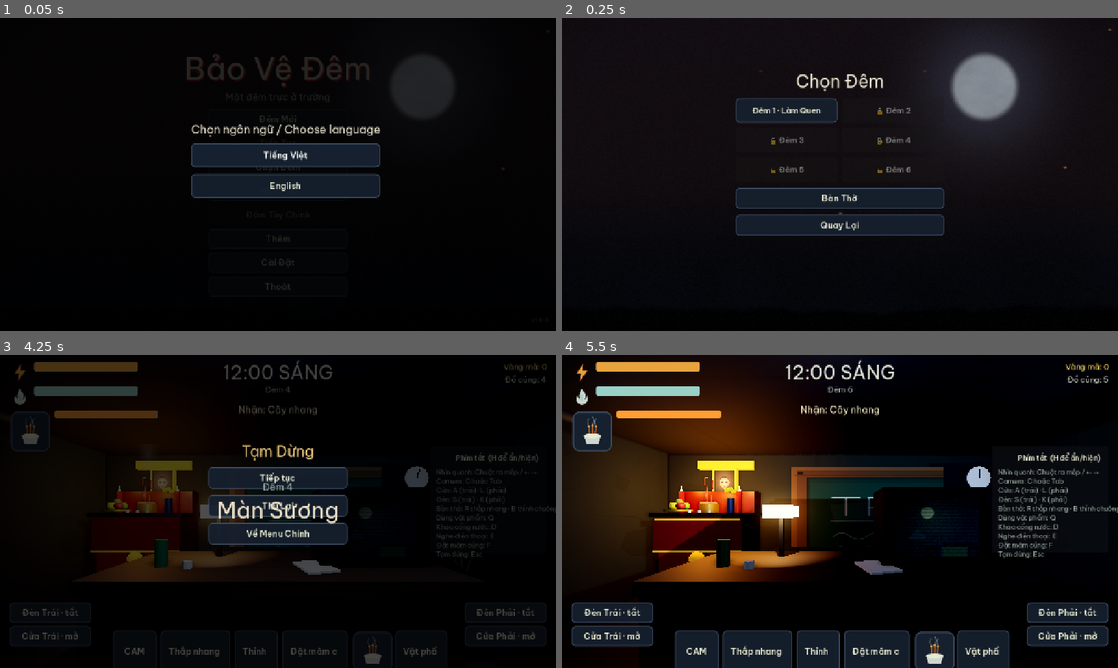
Above: before the commit, frames 1-4 (two rows, left to right).
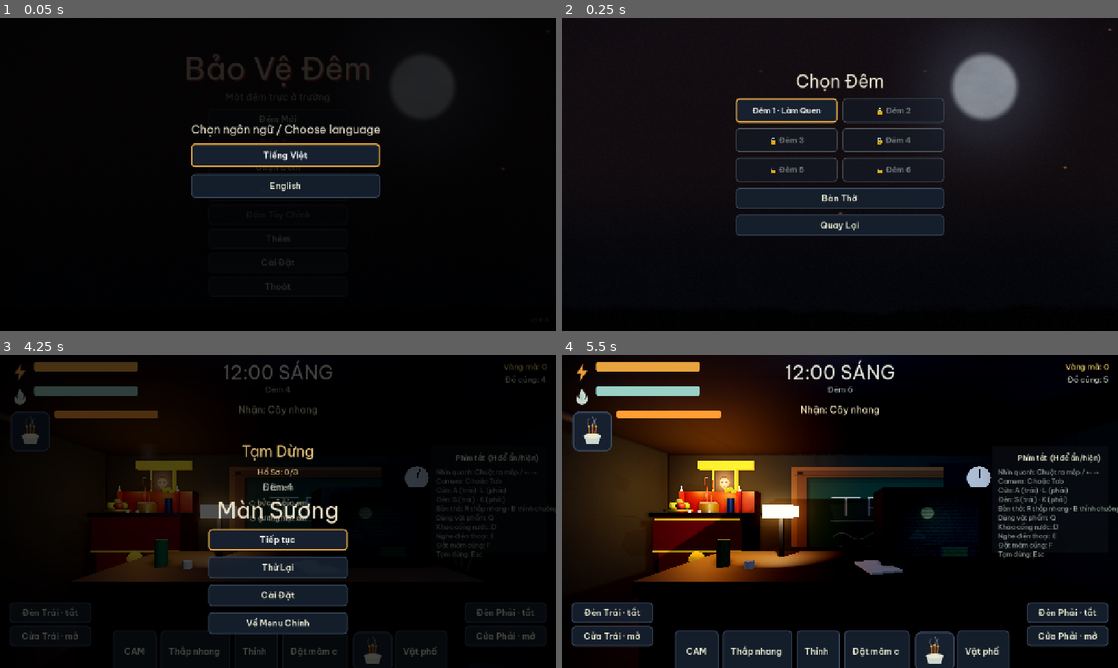
Above: after the commit, the same moments.

Repository: cthpAiden/nightwatch
Game: Godot game, scene res://tools/IntegrityCheck.tscn
Same seed, same stepped clock (60 frames per second), same inputs: the game is played once before the commit and once after it. This scene is started directly instead of the project's main scene.
Inputs (mouse positions are in pixels of both pictures, inside the frame that each line leads up to):
- Up to frame 1 (0.05 s): no input
- Up to frame 2 (0.25 s): no input
- Up to frame 3 (4.25 s): tap Enter at 0.5 s; move the mouse to (400, 495) at 0.52 s; hold Right (pan_right) 0.53-1.25 s; hold E (answer_phone) 0.53-1.25 s; click (400, 495) at 0.67 s; drag from (166, 527) to (250, 574) at 1.27 s; move the mouse to (333, 442) at 2.02 s; hold Right (pan_right) 2.03-2.75 s; hold R (light_incense) 2.03-2.75 s; click (333, 442) at 2.17 s; drag from (250, 574) to (111, 464) at 2.77 s; move the mouse to (444, 558) at 3.52 s; hold A (left_door) from 3.53 s (still down); hold B (ring_bell) from 3.53 s (still down); click (444, 558) at 3.67 s; tap Escape (pause_game) at 4.15 s
- Up to frame 4 (5.5 s): release A (left_door) at 4.25 s; release B (ring_bell) at 4.25 s; drag from (673, 464) to (756, 433) at 4.27 s; tap Down (pan_reset) at 5 s; move the mouse to (867, 511) at 5.02 s; hold A (left_door) from 5.03 s (still down); hold Q (use_item) from 5.03 s (still down); click (867, 511) at 5.17 s

The runs differ from the first frame. In frame 1, 0.6% of the frame differs, in the area x 34-69%, y 40-48%; in frame 2, 1.2%; in frame 3, 9.8%, in the area x 37-63%, y 35-90%; in frame 4, nothing differs.

Commit message:
UX & content: focus/disabled states, pause settings+clue checklist, screens
- Visible keyboard focus style + initial grab_focus; disabled-button style;
  button press/hover juice + consistent click audio via the UI factory.
- Pause menu: reachable Settings + a 3-line clue checklist while investigating.
- Settings: live slider %, difficulty/scare helper lines, aligned rows, a
  Reset-to-defaults button, scroll so rows can't clip.
- Stats: nemesis / endings X-of-2 / custom-clear rows. Bestiary: discovered
  count + fear rating. Tape Archive: cassette framing + heading. Custom Night
  sliders seed from last build. Game Over tip promoted to readable advice.
- Animated intro/ending backdrops so the bookends breathe like the menus.

Co-Authored-By: Claude Opus 4.8 <noreply@anthropic.com>

Diff:
--- a/assets/ui/theme.tres
+++ b/assets/ui/theme.tres
@@ -51,6 +51,38 @@
 corner_radius_bottom_right = 8
 corner_radius_bottom_left = 8
 
+[sub_resource type="StyleBoxFlat" id="btn_focus"]
+content_margin_left = 18.0
+content_margin_top = 9.0
+content_margin_right = 18.0
+content_margin_bottom = 9.0
+bg_color = Color(0.086, 0.125, 0.18, 0.92)
+border_width_left = 3
+border_width_top = 3
+border_width_right = 3
+border_width_bottom = 3
+border_color = Color(0.91, 0.64, 0.24, 1)
+corner_radius_top_left = 8
+corner_radius_top_right = 8
+corner_radius_bottom_right = 8
+corner_radius_bottom_left = 8
+
+[sub_resource type="StyleBoxFlat" id="btn_disabled"]
+content_margin_left = 18.0
+content_margin_top = 9.0
+content_margin_right = 18.0
+content_margin_bottom = 9.0
+bg_color = Color(0.086, 0.125, 0.18, 0.5)
+border_width_left = 2
+border_width_top = 2
+border_width_right = 2
+border_width_bottom = 2
+border_color = Color(0.3, 0.32, 0.34, 1)
+corner_radius_top_left = 8
+corner_radius_top_right = 8
+corner_radius_bottom_right = 8
+corner_radius_bottom_left = 8
+
 [sub_resource type="StyleBoxFlat" id="panel"]
 content_margin_left = 16.0
 content_margin_top = 16.0
@@ -90,13 +122,15 @@
 default_font = ExtResource("1_font")
 default_font_size = 20
 Button/colors/font_color = Color(0.91, 0.918, 0.816, 1)
+Button/colors/font_disabled_color = Color(0.45, 0.48, 0.5, 1)
 Button/colors/font_hover_color = Color(1, 1, 1, 1)
 Button/colors/font_pressed_color = Color(0.8, 0.82, 0.78, 1)
 Button/fonts/font = ExtResource("2_bold")
+Button/styles/disabled = SubResource("btn_disabled")
 Button/styles/normal = SubResource("btn_normal")
 Button/styles/hover = SubResource("btn_hover")
 Button/styles/pressed = SubResource("btn_pressed")
-Button/styles/focus = SubResource("btn_normal")
+Button/styles/focus = SubResource("btn_focus")
 Label/colors/font_color = Color(0.88, 0.9, 0.85, 1)
 Panel/styles/panel = SubResource("panel")
 PanelContainer/styles/panel = SubResource("panel")
--- a/scripts/ui/bestiary_screen.gd
+++ b/scripts/ui/bestiary_screen.gd
@@ -15,6 +15,14 @@
 	add_child(vb)
 	vb.add_child(UI.label("BESTIARY_TITLE", 40, Color(0.9, 0.86, 0.8), HORIZONTAL_ALIGNMENT_CENTER))
 	vb.add_child(UI.label("BESTIARY_HINT", 15, UI.COL_DIM, HORIZONTAL_ALIGNMENT_CENTER))
+	# Discovered-count subtitle so collection progress is visible at a glance.
+	var all_ids: Array = ThreatRegistry.ids()
+	var seen_n := 0
+	for id in all_ids:
+		if Save.bestiary_seen.get(id, false):
+			seen_n += 1
+	vb.add_child(UI.text_label("%s %d/%d" % [tr("BESTIARY_DISCOVERED"), seen_n, all_ids.size()],
+		15, Color(0.86, 0.78, 0.55), HORIZONTAL_ALIGNMENT_CENTER))
 
 	var scroll := ScrollContainer.new()
 	scroll.custom_minimum_size = Vector2(852, 430)
@@ -54,6 +62,11 @@
 	if seen:
 		var accent: Color = info.get("accent", UI.COL_TEXT)
 		col.add_child(UI.label(info.get("name_key", id), 20, accent))
+		# Fear rating as filled/empty dots in the spirit's accent colour (language-neutral,
+		# display-only over the existing ThreatRegistry "fear" field).
+		var fear := int(info.get("fear", 0))
+		if fear > 0:
+			col.add_child(UI.text_label("●".repeat(fear) + "○".repeat(maxi(0, 5 - fear)), 14, accent))
 		col.add_child(UI.label(info.get("tag_key", ""), 13, Color(0.72, 0.7, 0.5)))
 		var d := UI.label(info.get("desc_key", ""), 14, UI.COL_DIM)
 		d.autowrap_mode = TextServer.AUTOWRAP_WORD_SMART
--- a/scripts/ui/custom_night_screen.gd
+++ b/scripts/ui/custom_night_screen.gd
@@ -33,10 +33,13 @@
 		sl.min_value = 0
 		sl.max_value = 20
 		sl.step = 1
-		sl.value = 5
+		# Restore the last-built night so reopening the screen doesn't wipe the dial back
+		# to default; falls back to 5 for spirits not in the saved levels dict.
+		var seed_lv := int(Game.custom_levels.get(id, 5))
+		sl.value = seed_lv
 		sl.custom_minimum_size = Vector2(300, 24)
 		grid.add_child(sl)
-		var val := UI.text_label("5", 18, Color(1.0, 0.85, 0.45), HORIZONTAL_ALIGNMENT_RIGHT)
+		var val := UI.text_label(str(seed_lv), 18, Color(1.0, 0.85, 0.45), HORIZONTAL_ALIGNMENT_RIGHT)
 		val.custom_minimum_size = Vector2(40, 0)
 		grid.add_child(val)
 		sl.value_changed.connect(func(v): val.text = str(int(v)))
--- a/scripts/ui/ending_screen.gd
+++ b/scripts/ui/ending_screen.gd
@@ -9,10 +9,9 @@
 	var good := Save.investigation_complete()
 	Save.mark_ending_seen("sieuthoat" if good else "survive")
 
-	var bg_path := "res://assets/art/screens/ending_sieuthoat.svg" if good else "res://assets/art/screens/ending_survive.svg"
-	var bg := UI.texture_rect(bg_path, TextureRect.STRETCH_KEEP_ASPECT_COVERED)
-	UI.full(bg)
-	add_child(bg)
+	# Animated bookend backdrop instead of a flat card: warm dawn when she's freed,
+	# cold dark when you only survived. Reuses the menu_backdrop shader (no new art).
+	add_child(UI.backdrop("dawn" if good else "dark"))
 	var vig := UI.texture_rect("res://assets/art/ui/vignette.svg", TextureRect.STRETCH_SCALE)
 	UI.full(vig)
 	add_child(vig)
--- a/scripts/ui/game_over.gd
+++ b/scripts/ui/game_over.gd
@@ -23,7 +23,8 @@
 			vb.add_child(UI.text_label(tr("GO_CAUGHT_BY").format([tr(meta.get("name_key", cause))]),
 				20, UI.COL_DIM, HORIZONTAL_ALIGNMENT_CENTER))
 		# A one-line counter tip teaches the player how to avoid that grab next time.
-		var tip := UI.label("COUNTER_" + cause.to_upper(), 16, Color(0.6, 0.66, 0.62), HORIZONTAL_ALIGNMENT_CENTER)
+		# Bigger and warm clue-gold so it reads as actionable advice, not flavour.
+		var tip := UI.label("COUNTER_" + cause.to_upper(), 20, Color(0.86, 0.78, 0.55), HORIZONTAL_ALIGNMENT_CENTER)
 		tip.autowrap_mode = TextServer.AUTOWRAP_WORD_SMART
 		tip.custom_minimum_size = Vector2(560, 0)
 		vb.add_child(tip)
@@ -41,3 +42,6 @@
 	var menu := UI.button("GO_MENU", 220, 50)
 	menu.pressed.connect(func(): Router.to_main_menu())
 	row.add_child(menu)
+	# Default focus to Retry so a keyboard/controller player can re-enter the night
+	# immediately without hunting for the button.
+	retry.grab_focus()
--- a/scripts/ui/intro.gd
+++ b/scripts/ui/intro.gd
@@ -9,6 +9,9 @@
 
 func _ready() -> void:
 	UI.full(self)
+	# Animated base layer so the intro breathes like the menus, with the static
+	# gate art (and its vignette) sitting on top.
+	add_child(UI.backdrop("menu"))
 	var bg := UI.texture_rect("res://assets/art/intro/intro_bg.svg", TextureRect.STRETCH_KEEP_ASPECT_COVERED)
 	UI.full(bg)
 	add_child(bg)
--- a/scripts/ui/main_menu.gd
+++ b/scripts/ui/main_menu.gd
@@ -20,7 +20,7 @@
 	add_child(vb)
 
 	var cleared_any := not Save.nights_cleared.is_empty()
-	_add(vb, "MENU_NEW_GAME", func(): Router.to_intro())
+	var new_game := _add(vb, "MENU_NEW_GAME", func(): Router.to_intro())
 	var cont := _add(vb, "MENU_CONTINUE", func(): Game.start_story_night(Save.highest_unlocked))
 	cont.disabled = not cleared_any
 	_add(vb, "MENU_NIGHTS", func(): Router.change_scene("res://scenes/screens/NightSelect.tscn"))
@@ -45,6 +45,9 @@
 	# before they land on an all-Vietnamese menu.
 	if Settings.first_run:
 		_show_lang_picker()
+	else:
+		# Keyboard/gamepad players land on the primary action with a visible cursor.
+		new_game.grab_focus()
 
 func _show_lang_picker() -> void:
 	var layer := CanvasLayer.new()
--- a/scripts/ui/night_select.gd
+++ b/scripts/ui/night_select.gd
@@ -17,6 +17,7 @@
 	grid.add_theme_constant_override("h_separation", 12)
 	grid.add_theme_constant_override("v_separation", 12)
 	vb.add_child(grid)
+	var first_btn: Button = null
 	for n in range(1, Game.MAX_NIGHTS + 1):
 		var b := UI.button("", 234, 56)
 		b.auto_translate_mode = Node.AUTO_TRANSLATE_MODE_DISABLED
@@ -25,15 +26,29 @@
 		var unlocked := Save.is_night_unlocked(n)
 		if unlocked:
 			b.text = "%s · %s" % [tr("NIGHT_LABEL").format([str(n)]), title]
-			b.pressed.connect(func(): Game.start_story_night(n))
+			b.pressed.connect(func():
+				Audio.play_sfx("ui_click", -6.0)
+				Game.start_story_night(n))
+			if first_btn == null:
+				first_btn = b
 		else:
 			b.text = "🔒 " + tr("NIGHT_LABEL").format([str(n)])
 			b.disabled = true
 		grid.add_child(b)
 
 	var shrine := UI.button("MENU_SHRINE", 220, 48)
-	shrine.pressed.connect(func(): Router.change_scene("res://scenes/screens/ShrineScreen.tscn"))
+	shrine.pressed.connect(func():
+		Audio.play_sfx("ui_click", -6.0)
+		Router.change_scene("res://scenes/screens/ShrineScreen.tscn"))
 	vb.add_child(shrine)
 	var back := UI.button("SET_BACK", 220, 48)
-	back.pressed.connect(func(): Router.to_main_menu())
+	back.pressed.connect(func():
+		Audio.play_sfx("ui_back", -4.0)
+		Router.to_main_menu())
 	vb.add_child(back)
+
+	# Keyboard/gamepad cursor lands on the first playable night.
+	if first_btn:
+		first_btn.grab_focus()
+	else:
+		back.grab_focus()
--- a/scripts/ui/pause_menu.gd
+++ b/scripts/ui/pause_menu.gd
@@ -2,6 +2,7 @@
 ## Pause overlay. Works while the tree is paused (PROCESS_MODE_ALWAYS).
 
 var _c
+var _resume: Button
 
 func setup(controller) -> void:
 	_c = controller
@@ -15,20 +16,46 @@
 	UI.place(vb, 0.5, 0.5, 0.5, 0.5, -160, -160, 160, 160)
 	dim.add_child(vb)
 	vb.add_child(UI.label("PAUSE_TITLE", 34, Color(0.95, 0.8, 0.5), HORIZONTAL_ALIGNMENT_CENTER))
-	if Save.clue_count() > 0 and not Save.investigation_complete():
+	if not Save.investigation_complete():
+		# A 3-line checklist so the player sees which clues are still missing.
 		vb.add_child(UI.text_label(tr("HUD_CLUES") % Save.clue_count(), 18, Color(0.86, 0.78, 0.55), HORIZONTAL_ALIGNMENT_CENTER))
+		_clue_line(vb, "clue_name", "CLUE_NAME_LABEL")
+		_clue_line(vb, "clue_drawing", "CLUE_DRAWING_LABEL")
+		_clue_line(vb, "clue_photo", "CLUE_PHOTO_LABEL")
 	var resume := UI.button("PAUSE_RESUME", 280, 50)
-	resume.pressed.connect(func(): _c.request_pause())
+	resume.pressed.connect(func():
+		Audio.play_sfx("ui_back", -4.0)
+		_c.request_pause())
 	vb.add_child(resume)
+	_resume = resume
 	var restart := UI.button("GO_RETRY", 280, 50)
 	restart.pressed.connect(_restart)
 	vb.add_child(restart)
+	var settings := UI.button("MENU_SETTINGS", 280, 50)
+	settings.pressed.connect(func():
+		Audio.play_sfx("ui_click", -6.0)
+		get_tree().paused = false
+		Router.change_scene("res://scenes/screens/SettingsMenu.tscn"))
+	vb.add_child(settings)
 	var menu := UI.button("PAUSE_MENU", 280, 50)
 	menu.pressed.connect(_to_menu)
 	vb.add_child(menu)
 
+## One checklist row: a check mark + the clue's label if owned, else an open
+## marker + the label (which names what's still to find).
+func _clue_line(vb: VBoxContainer, clue_id: String, label_key: String) -> void:
+	var got: bool = Save.has_clue(clue_id)
+	var mark := "✓ " if got else "○ "
+	var col := Color(0.6, 0.82, 0.5) if got else Color(0.7, 0.66, 0.58)
+	var line := UI.text_label(mark + tr(label_key), 16, col, HORIZONTAL_ALIGNMENT_CENTER)
+	vb.add_child(line)
+
 func open() -> void:
 	visible = true
+	# Keyboard/gamepad cursor lands on Resume with a visible focus ring each time
+	# the overlay appears (it's hidden during setup, so focus must be grabbed here).
+	if is_instance_valid(_resume):
+		_resume.grab_focus()
 
 func close() -> void:
 	visible = false
--- a/scripts/ui/settings_menu.gd
+++ b/scripts/ui/settings_menu.gd
@@ -2,14 +2,28 @@
 ## Options: language, audio volumes, fullscreen, brightness, scare intensity, difficulty.
 
 func _ready() -> void:
+	_build()
+
+func _build() -> void:
+	# Tear down any previous build (Reset rebuilds the screen in place). Detach
+	# immediately so get_child indexing below doesn't see queued-but-not-freed nodes.
+	for c in get_children():
+		remove_child(c)
+		c.queue_free()
 	UI.full(self)
-	add_child(UI.color_rect(Color(0.03, 0.04, 0.06, 1)))
-	UI.full(get_child(0))
+	var bg := UI.color_rect(Color(0.03, 0.04, 0.06, 1))
+	add_child(bg)
+	UI.full(bg)
 	var panel := PanelContainer.new()
 	UI.place(panel, 0.5, 0.5, 0.5, 0.5, -320, -300, 320, 300)
 	add_child(panel)
-	var vb := UI.vbox(12)
-	panel.add_child(vb)
+	# A ScrollContainer keeps the rows reachable on short windows instead of clipping.
+	var scroll := ScrollContainer.new()
+	scroll.horizontal_scroll_mode = ScrollContainer.SCROLL_MODE_DISABLED
+	panel.add_child(scroll)
+	var vb := UI.vbox(14)
+	vb.size_flags_horizontal = Control.SIZE_EXPAND_FILL
+	scroll.add_child(vb)
 	vb.add_child(UI.label("SET_TITLE", 36, Color(0.93, 0.9, 0.82), HORIZONTAL_ALIGNMENT_CENTER))
 
 	var lang := _option(vb, "SET_LANGUAGE", ["LANG_VI", "LANG_EN"], (0 if Settings.language == "vi" else 1))
@@ -18,23 +32,43 @@
 	_slider(vb, "SET_MASTER_VOLUME", Settings.master_volume, func(v): Settings.apply({"master_volume": v}))
 	_slider(vb, "SET_MUSIC_VOLUME", Settings.music_volume, func(v): Settings.apply({"music_volume": v}))
 	_slider(vb, "SET_SFX_VOLUME", Settings.sfx_volume, func(v): Settings.apply({"sfx_volume": v}))
-	_slider(vb, "SET_BRIGHTNESS", (Settings.brightness - 0.5) / 1.0, func(v): Settings.apply({"brightness": 0.5 + v}))
+	_slider(vb, "SET_BRIGHTNESS", (Settings.brightness - 0.5) / 1.0, func(v): Settings.apply({"brightness": 0.5 + v}), true)
 
+	# Fullscreen toggle in the same label-column / control-column row pattern.
+	var fs_row := _row(vb, "SET_FULLSCREEN")
 	var fs := CheckButton.new()
-	fs.text = tr("SET_FULLSCREEN")
 	fs.button_pressed = Settings.fullscreen
 	fs.toggled.connect(func(on): Settings.apply({"fullscreen": on}))
-	vb.add_child(fs)
+	fs_row.add_child(fs)
 
 	var scare := _option(vb, "SET_SCARE_INTENSITY", ["SET_SCARE_FULL", "SET_SCARE_REDUCED", "SET_SCARE_OFF"], Settings.scare_intensity)
 	scare.item_selected.connect(func(i): Settings.apply({"scare_intensity": i}))
+	_help(vb, "SET_SCARE_HELP")
 
 	var diff := _option(vb, "SET_DIFFICULTY", ["DIFF_EASY", "DIFF_NORMAL", "DIFF_HARD", "DIFF_NIGHTMARE"], Settings.difficulty)
 	diff.item_selected.connect(func(i): Settings.apply({"difficulty": i}))
+	_help(vb, "SET_DIFF_HELP")
 
+	var buttons := UI.hbox(12)
+	vb.add_child(buttons)
 	var back := UI.button("SET_BACK", 240, 48)
-	back.pressed.connect(func(): Router.to_main_menu())
-	vb.add_child(back)
+	back.pressed.connect(func():
+		Audio.play_sfx("ui_back", -4.0)
+		Router.to_main_menu())
+	buttons.add_child(back)
+	var reset := UI.button("SET_RESET", 240, 48)
+	reset.pressed.connect(func():
+		Audio.play_sfx("ui_click", -6.0)
+		Settings.apply({
+			"master_volume": 0.45, "music_volume": 0.8, "sfx_volume": 1.0,
+			"brightness": 1.0, "scare_intensity": Settings.Scare.FULL,
+			"difficulty": GameEnums.Difficulty.NORMAL,
+		})
+		_build())
+	buttons.add_child(reset)
+
+	# Keyboard/gamepad cursor lands on Back with a visible focus ring.
+	back.grab_focus()
 
 func _row(vb: VBoxContainer, key: String) -> HBoxContainer:
 	var h := UI.hbox(12)
@@ -44,7 +78,14 @@
 	vb.add_child(h)
 	return h
 
-func _slider(vb: VBoxContainer, key: String, value: float, cb: Callable) -> void:
+## Dim explanatory sub-label shown under an OptionButton row.
+func _help(vb: VBoxContainer, key: String) -> void:
+	var l := UI.label(key, 14, UI.COL_DIM)
+	l.autowrap_mode = TextServer.AUTOWRAP_WORD
+	l.custom_minimum_size = Vector2(560, 0)
+	vb.add_child(l)
+
+func _slider(vb: VBoxContainer, key: String, value: float, cb: Callable, is_brightness: bool = false) -> void:
 	var h := _row(vb, key)
 	var s := HSlider.new()
 	s.min_value = 0.0
@@ -52,8 +93,19 @@
 	s.step = 0.05
 	s.value = value
 	s.custom_minimum_size = Vector2(300, 24)
-	s.value_changed.connect(func(v): cb.call(v))
+	# Live percentage readout to the right of the slider. Brightness maps its 0..1
+	# slider back onto the 50..150% multiplier range it actually represents.
+	var pct := UI.text_label(_pct_text(value, is_brightness), 16, UI.COL_DIM)
+	pct.custom_minimum_size = Vector2(54, 0)
+	s.value_changed.connect(func(v):
+		pct.text = _pct_text(v, is_brightness)
+		cb.call(v))
 	h.add_child(s)
+	h.add_child(pct)
+
+func _pct_text(v: float, is_brightness: bool) -> String:
+	var frac := (0.5 + v) if is_brightness else v
+	return "%d%%" % roundi(frac * 100.0)
 
 func _option(vb: VBoxContainer, key: String, items: Array, selected: int) -> OptionButton:
 	var h := _row(vb, key)
--- a/scripts/ui/shop_ui.gd
+++ b/scripts/ui/shop_ui.gd
@@ -68,7 +68,7 @@
 	return card
 
 func _pick(def: ItemDef) -> void:
-	Audio.play_sfx("ui_confirm", -4.0)
+	Audio.play_sfx("coin_chime", -9.0)
 	if _on_pick.is_valid():
 		var ok = _on_pick.call(def)
 		if ok == false:
--- a/scripts/ui/stats_screen.gd
+++ b/scripts/ui/stats_screen.gd
@@ -19,6 +19,25 @@
 	_row(vb, "STATS_OUTAGES", str(int(s.get("power_outages", 0))))
 	_row(vb, "STATS_OFFERINGS", str(int(s.get("offerings_made", 0))))
 	_row(vb, "STATS_CLUES", "%d/3" % Save.clue_count())
+	# Endings collected: mirror the clue tracker so completionists see what's left.
+	var endings := int(Save.has_ending("survive")) + int(Save.has_ending("sieuthoat"))
+	_row(vb, "STATS_ENDINGS", "%d/2" % endings)
+	# Nemesis: which spirit has caught the player most. Only shown once there's a death
+	# on record, so a fresh save isn't littered with an empty row.
+	var by: Dictionary = s.get("deaths_by", {})
+	if not by.is_empty():
+		var worst_id := ""
+		var worst_n := 0
+		for id in by:
+			var n := int(by[id])
+			if n > worst_n:
+				worst_n = n
+				worst_id = id
+		if worst_id != "":
+			_row(vb, "STATS_NEMESIS", "%s (%d)" % [tr(ThreatRegistry.name_key(worst_id)), worst_n])
+	# Surface the existing custom-night-beaten flag.
+	if Save.custom_night_beaten:
+		_row(vb, "STATS_CUSTOM", tr("BTN_YES"))
 
 	var back := UI.button("SET_BACK", 240, 48)
 	back.pressed.connect(func(): Router.change_scene("res://scenes/screens/ExtrasScreen.tscn"))
--- a/scripts/ui/tape_archive_screen.gd
+++ b/scripts/ui/tape_archive_screen.gd
@@ -46,7 +46,9 @@
 	panel.add_child(pad)
 	var tcol := UI.vbox(12)
 	pad.add_child(tcol)
-	_title = UI.text_label("", 22, Color(0.95, 0.8, 0.4), HORIZONTAL_ALIGNMENT_LEFT)
+	# Seed a heading so the panel reads as a labelled cassette even before a tape is
+	# picked, instead of a blank line above the prompt.
+	_title = UI.text_label(tr("TAPE_FROM"), 22, Color(0.95, 0.8, 0.4), HORIZONTAL_ALIGNMENT_LEFT)
 	tcol.add_child(_title)
 	_text = UI.text_label(tr("TAPE_PICK"), 18, UI.COL_TEXT, HORIZONTAL_ALIGNMENT_LEFT)
 	_text.autowrap_mode = TextServer.AUTOWRAP_WORD_SMART
@@ -54,15 +56,20 @@
 	tcol.add_child(_text)
 
 	var back := UI.button("SET_BACK", 220, 46)
-	back.pressed.connect(func(): Router.change_scene("res://scenes/screens/ExtrasScreen.tscn"))
+	back.pressed.connect(func():
+		Audio.stop_loop("static_loop")
+		Router.change_scene("res://scenes/screens/ExtrasScreen.tscn"))
 	vb.add_child(back)
 	Audio.play_music("ambience_night")
+	# A faint tape-deck hiss under the archive so replays feel like a cassette.
+	Audio.start_loop("static_loop", -22.0)
 
 func _show(night: int) -> void:
 	Audio.play_sfx("ui_click", -6.0)
 	_title.text = tr("TAPE_NIGHT_LABEL") % night
 	var lines: Array = Lore.tape_keys(night)
-	var body := ""
+	# Cassette framing line so a replay reads as bác Tư's tape, not bare transcript.
+	var body := tr("TAPE_FROM") + "\n\n"
 	for k in lines:
 		body += tr(k) + "\n\n"
 	_text.text = body.strip_edges()
--- a/scripts/ui/ui_helpers.gd
+++ b/scripts/ui/ui_helpers.gd
@@ -54,6 +54,17 @@
 	b.text = key
 	b.custom_minimum_size = Vector2(min_w, min_h)
 	b.focus_mode = Control.FOCUS_ALL
+	# Press juice: every button scales down on press and springs back on release,
+	# with a faint hover brighten. Pivot is recentred on each press so it scales
+	# from the middle even before the first layout pass settles the size.
+	b.button_down.connect(func():
+		b.pivot_offset = b.size * 0.5
+		b.create_tween().tween_property(b, "scale", Vector2(0.94, 0.94), 0.07))
+	b.button_up.connect(func():
+		b.pivot_offset = b.size * 0.5
+		b.create_tween().tween_property(b, "scale", Vector2.ONE, 0.07))
+	b.mouse_entered.connect(func(): b.modulate = Color(1.06, 1.06, 1.06))
+	b.mouse_exited.connect(func(): b.modulate = Color.WHITE)
 	return b
 
 static func icon_button(tex_path: String, size: float = 84.0) -> TextureButton:
--- a/scripts/ui/win_screen.gd
+++ b/scripts/ui/win_screen.gd
@@ -20,6 +20,9 @@
 	vb.add_child(UI.label("WIN_THANKS", 18, UI.COL_DIM, HORIZONTAL_ALIGNMENT_CENTER))
 	vb.add_child(UI.label("WIN_SIGN", 16, UI.COL_DIM, HORIZONTAL_ALIGNMENT_CENTER))
 	vb.add_child(UI.text_label("%s: %d" % [tr("HUD_COINS"), Save.coins], 20, Color(1.0, 0.85, 0.4), HORIZONTAL_ALIGNMENT_CENTER))
+	# Investigation tracker: show progress toward her freedom every dawn, not just on
+	# the final screen, so the player sees the clue count climb.
+	vb.add_child(UI.text_label("%s: %d/3" % [tr("STATS_CLUES"), Save.clue_count()], 18, Color(0.86, 0.78, 0.55), HORIZONTAL_ALIGNMENT_CENTER))
 
 	var row := UI.hbox(14)
 	row.alignment = BoxContainer.ALIGNMENT_CENTER
Not shown: 1 places in assets/ui/theme.tres that only renumber resources
